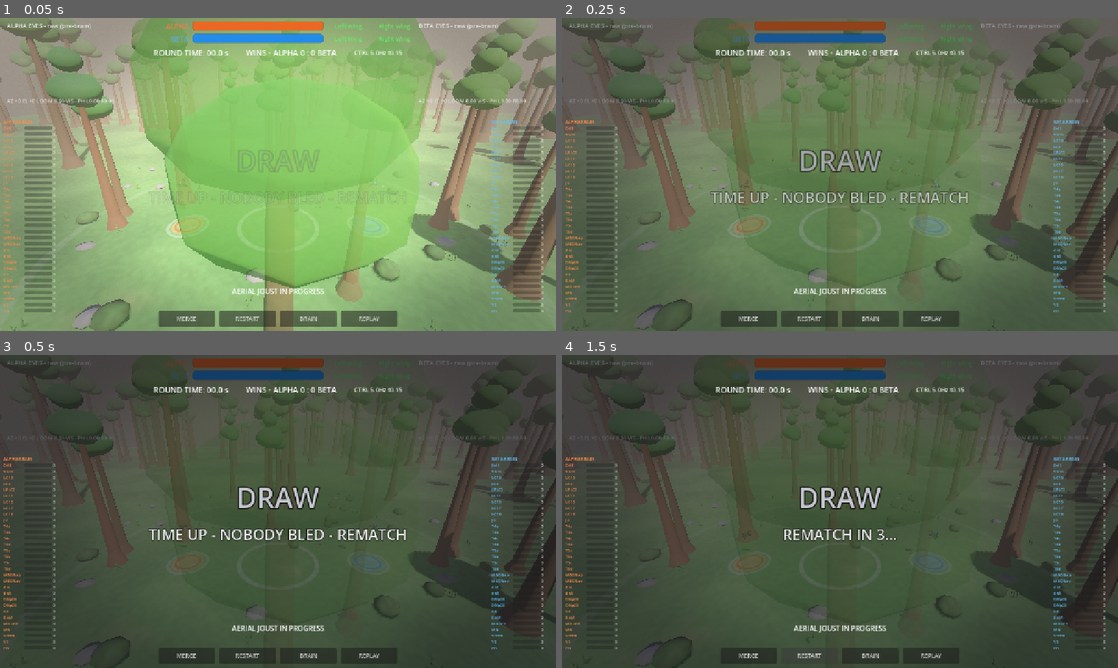
Above: before the commit, frames 1-4 (two rows, left to right).
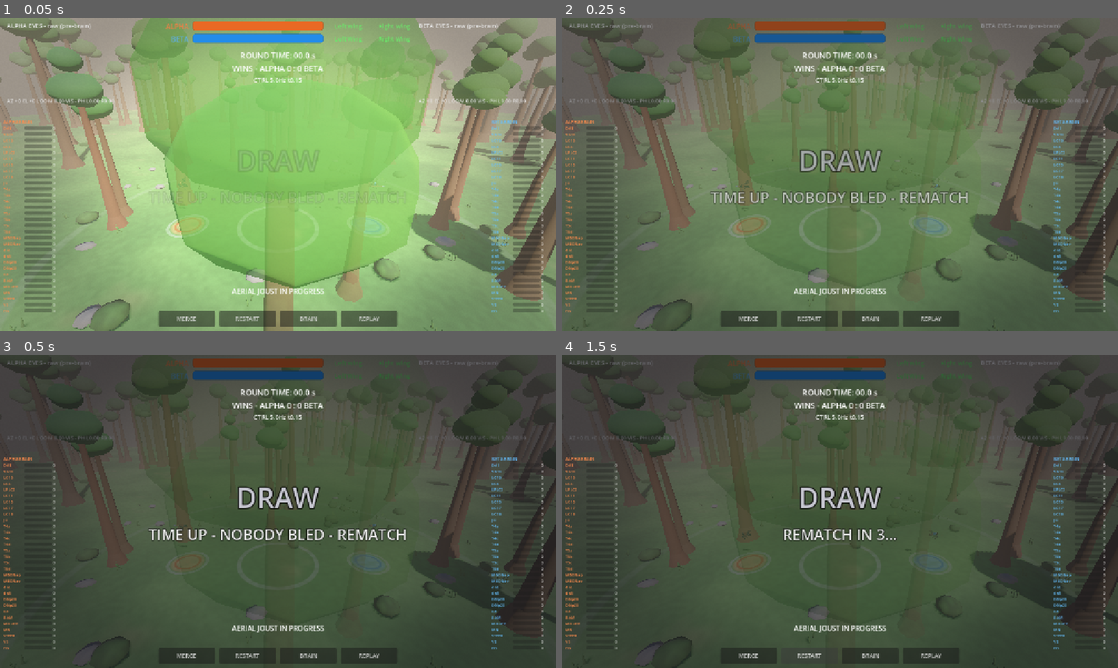
Above: after the commit, the same moments.

Repository: doku/flybrain-arena
Game: Godot game, scene res://scenes/ArenaGlade.tscn
Same seed, same stepped clock (60 frames per second), same inputs: the game is played once before the commit and once after it. This scene is started directly instead of the project's main scene.
Inputs:
- Up to frame 1 (0.05 s): no input
- Up to frame 2 (0.25 s): no input
- Up to frame 3 (0.5 s): no input
- Up to frame 4 (1.5 s): click "RESTART" at 0.5 s; click "RESTART" at 1.25 s

The runs differ from the first frame. In frame 1, 0.7% of the frame differs, in the area x 27-73%, y 10-21%; in frame 2, 0.8%; in frame 3, 0.8%; in frame 4, 0.8%.

Commit message:
Stack match strip vertically: timer, wins, ctrl rows

Diff:
--- a/arena/scripts/ArenaManager.gd
+++ b/arena/scripts/ArenaManager.gd
@@ -508,15 +508,6 @@
 		timer_label.horizontal_alignment = HORIZONTAL_ALIGNMENT_CENTER
 	if is_instance_valid(status_label):
 		status_label.horizontal_alignment = HORIZONTAL_ALIGNMENT_CENTER
-	# Unmistakable row split: round time and versus/score can never
-	# read as one line (divider + airy column spacing).
-	var hud_box := get_node_or_null("HUD/Margin/VBox") as VBoxContainer
-	if hud_box != null and is_instance_valid(timer_label) and not hud_box.has_meta("hud_sep_added"):
-		hud_box.set_meta("hud_sep_added", true)
-		hud_box.add_theme_constant_override("separation", 10)
-		var sep := HSeparator.new()
-		hud_box.add_child(sep)
-		hud_box.move_child(sep, timer_label.get_index() + 1)
 	_apply_pip_slot()
 	# Pipeline kick-off: queue a wild breed for the next generation
 	# immediately, so it trains in the background while gen 1 plays.
@@ -1855,18 +1846,19 @@
 	# hide it outright (updates stay guarded no-ops).
 	if is_instance_valid(gen_label):
 		gen_label.visible = false
-	# Round time + wins move to a centered top strip, clear of the
-	# side brain-view panels (reparented scene labels, same nodes).
+	# Round time + wins + control cadence move to a centered top
+	# strip, clear of the side brain-view panels (reparented scene
+	# labels, same nodes) - stacked vertically, one readout per row.
 	var hud: CanvasLayer = $HUD
-	var strip := HBoxContainer.new()
+	var strip := VBoxContainer.new()
 	strip.name = "MatchStrip"
 	strip.set_anchors_preset(Control.PRESET_CENTER_TOP)
 	strip.offset_left = -320.0
 	strip.offset_right = 320.0
-	strip.offset_top = 64.0
-	strip.offset_bottom = 96.0
+	strip.offset_top = 56.0
+	strip.offset_bottom = 170.0
 	strip.alignment = BoxContainer.ALIGNMENT_CENTER
-	strip.add_theme_constant_override("separation", 40)
+	strip.add_theme_constant_override("separation", 4)
 	hud.add_child(strip)
 	for lbl in [timer_label, win_label]:
 		if is_instance_valid(lbl):
